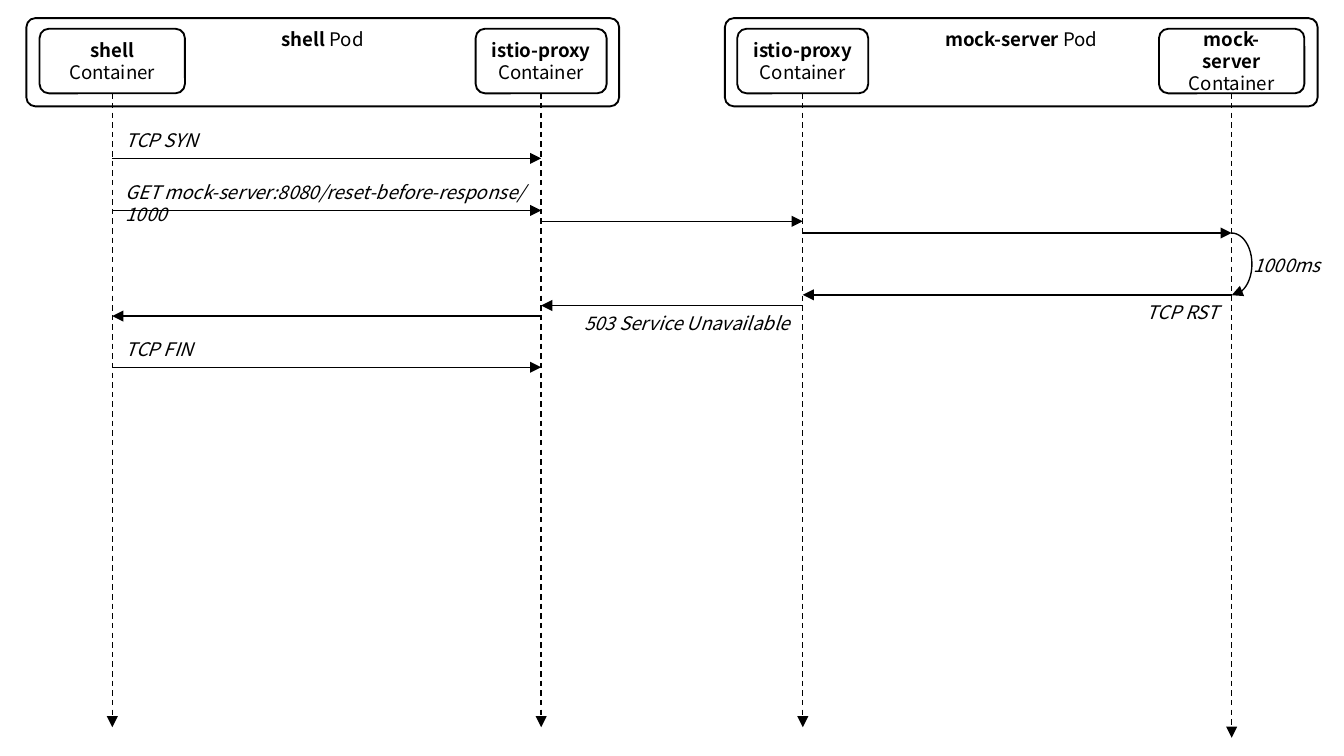
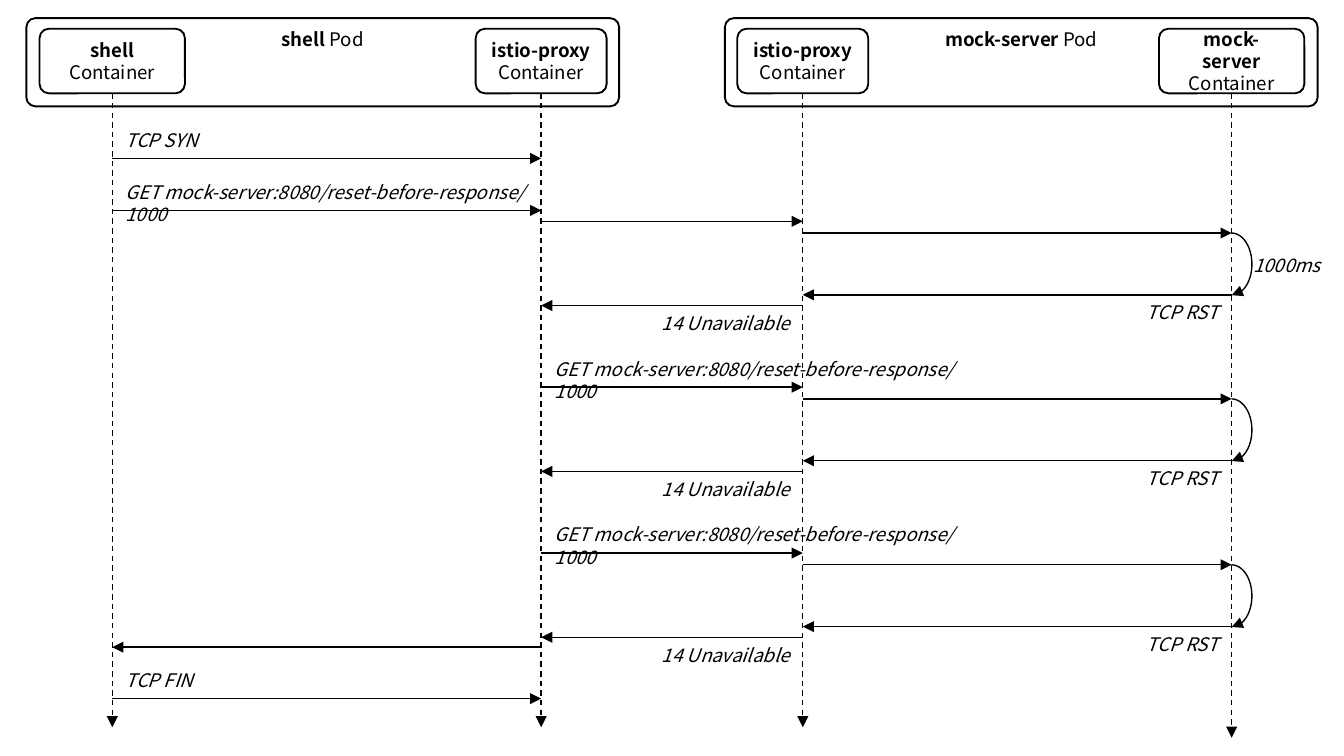
Before and after one commit to ssup2/blog-software, a slide deck: slide 19 of content/docs/theory-analysis/istio-sidecar-proxy-access-log/images/images.pptx. Drawn at 1344x756 pixels with LibreOffice and Linux fonts; fonts in the diff are those of the drawing. Boxes give left, top, right and bottom in pixels: in the first picture for what was removed or moved away, otherwise in the second. Text is boxed around its words. In the diff, an @@ line names an element or a change of style, - is before the commit and + after.

```diff
--- a/content/docs/theory-analysis/istio-sidecar-proxy-access-log/images/images.pptx
+++ b/content/docs/theory-analysis/istio-sidecar-proxy-access-log/images/images.pptx
@@ text at box(662, 315, 790, 331): text changed @@
-503 Service Unavailable
+14 Unavailable
@@ text added at box(555, 355, 954, 398), 10 pt, text #000000, italic @@
+GET mock-server:8080/reset-before-response/1000
@@ arrow added from (542, 387) to (802, 387), #000000 0.75 pt @@
@@ arrow moved from (113, 367) - (542, 367) to (802, 399) - (1231, 399) @@
@@ arc (boxed as its full ellipse) added at box(1211, 399, 1251, 461), outline #000000 0.75 pt @@
@@ arrow added from (802, 472) to (542, 472), #000000 0.75 pt @@
@@ arrow moved from (113, 316) - (542, 316) to (802, 461) - (1231, 461) @@
@@ text added at box(1147, 471, 1218, 486), 10 pt, text #000000, italic @@
+TCP RST
@@ text added at box(662, 481, 790, 497), 10 pt, text #000000, italic @@
+14 Unavailable
@@ text added at box(555, 521, 954, 564), 10 pt, text #000000, italic @@
+GET mock-server:8080/reset-before-response/1000
@@ arrow added from (542, 554) to (802, 554), #000000 0.75 pt @@
@@ arrow added from (802, 564) to (1231, 564), #000000 0.75 pt @@
@@ arc (boxed as its full ellipse) added at box(1211, 564, 1251, 626), outline #000000 0.75 pt @@
@@ arrow added from (1231, 626) to (802, 626), #000000 0.75 pt @@
@@ arrow added from (542, 648) to (113, 648), #000000 0.75 pt @@
@@ arrow added from (802, 637) to (542, 637), #000000 0.75 pt @@
@@ text added at box(662, 647, 790, 663), 10 pt, text #000000, italic @@
+14 Unavailable
@@ text added at box(1147, 637, 1218, 652), 10 pt, text #000000, italic @@
+TCP RST
@@ text "TCP FIN": place and size @@
-text "TCP FIN" at box(125, 342, 193, 357)
+text "TCP FIN" at box(125, 673, 193, 688)
@@ arrow added from (113, 699) to (542, 699), #000000 0.75 pt @@
```
Also in this commit, not shown: 1 other slide changed, 4 other files.
